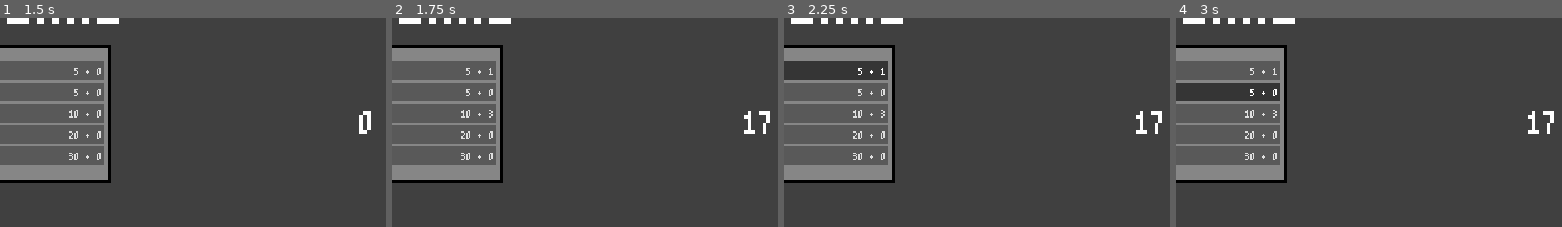
Above: before the commit, frames 1-4 (left to right).
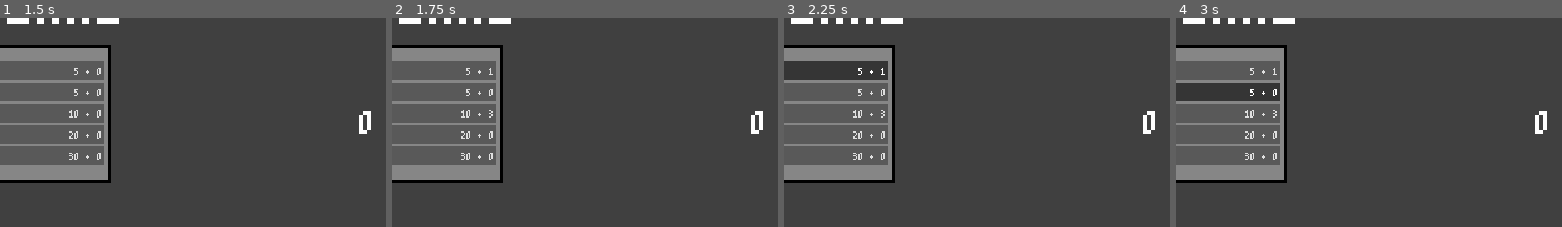
Above: after the commit, the same moments.

Repository: xander6424/DICESIRAE
Game: Godot game, scene res://scenes/main.tscn
Two runs of this game, one before a commit and one after it. Both use one fixed random seed, a clock stepped at 60 frames per second and the inputs below.
Inputs (mouse positions are % of the whole screen's width and height, from its top left):
- Up to frame 1 (1.5 s): click (96, 93) at 0.5 s; click "SCORE" at 1.25 s
- Up to frame 2 (1.75 s): no input
- Up to frame 3 (2.25 s): click "5 + 1" at 2 s
- Up to frame 4 (3 s): click "5 + 0" at 2.75 s
The pictures show only the part of the screen within x 19-69%, y 11-61%; the shares and areas given below are measured in that part.

Frame 1 is identical in both runs. In frame 2, 0.4% of the frame differs, in the area x 91-98%, y 44-56%; in frame 3, 0.4%; in frame 4, 0.4%.

Commit message:
Main Script Cleanup
Removed some temporary code that was taking up a lot of visual space.

Diff:
--- a/scripts/global.gd
+++ b/scripts/global.gd
@@ -5,3 +5,4 @@
 var grand_total: int = 0
 var rolling_dice_list: Array[int] = []
 var saved_dice_list: Array[int] = []
+var current_lot_scored: bool = false
--- a/scripts/main.gd
+++ b/scripts/main.gd
@@ -8,19 +8,15 @@
 @onready var grand_total_label: Label = $Total
 @onready var roll_button: TextureButton = %RollButton
 
-var dice_in_play = 5
-var roll_total = 0
-var dice_rolled = 0
-
+var dice_in_play: int = 5
+var dice_rolled: int = 0
 
 func _ready() -> void:
-	update_score(roll_total)
 	_on_update_labels()
 
 func _on_reset() -> void:
 	# Reset for new roll when pressing the roll button
 	dice_rolled = 0
-	roll_total = 0
 	Global.rolling_dice_list.clear()
 
 
@@ -57,14 +53,7 @@
 		if Global.rerolls > 0:
 			roll_button.disabled = false
 
-		# Add all dice (saved & unsaved) together
-		for dice in Global.rolling_dice_list:
-			roll_total += dice
-		for dice in Global.saved_dice_list:
-			roll_total += dice
-
 		#dice_list.sort() for checking categories
-		update_score(roll_total) # temp
 		_on_update_labels()
 		_update_game_status(false)
 
Not shown, changed: TO-DO.txt
